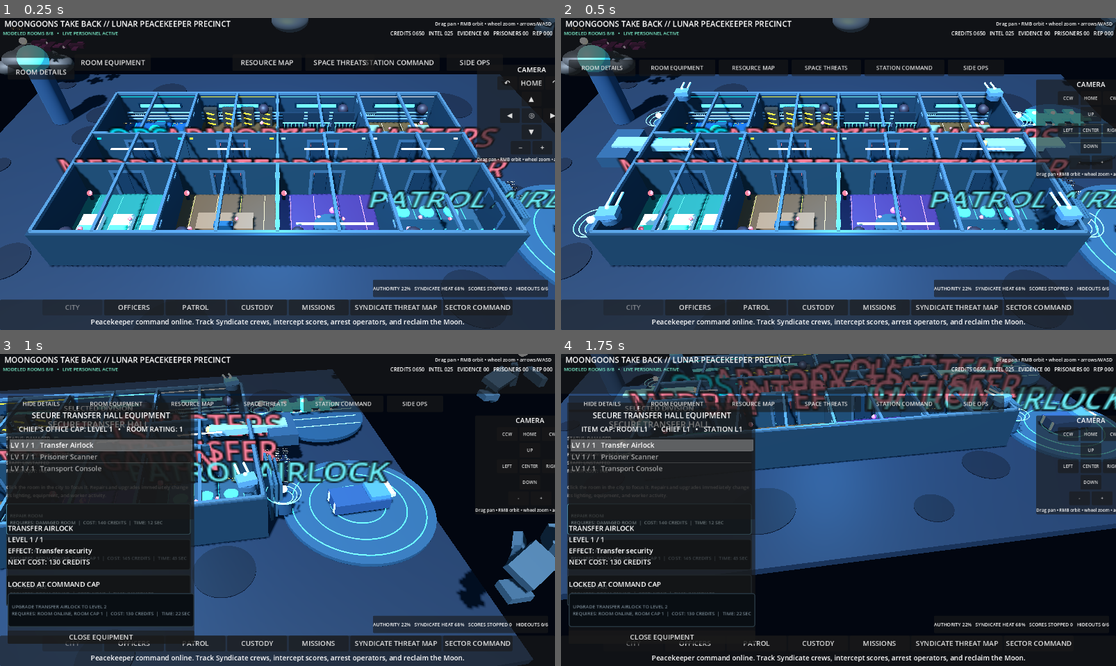
Above: before the commit, frames 1-4 (two rows, left to right).
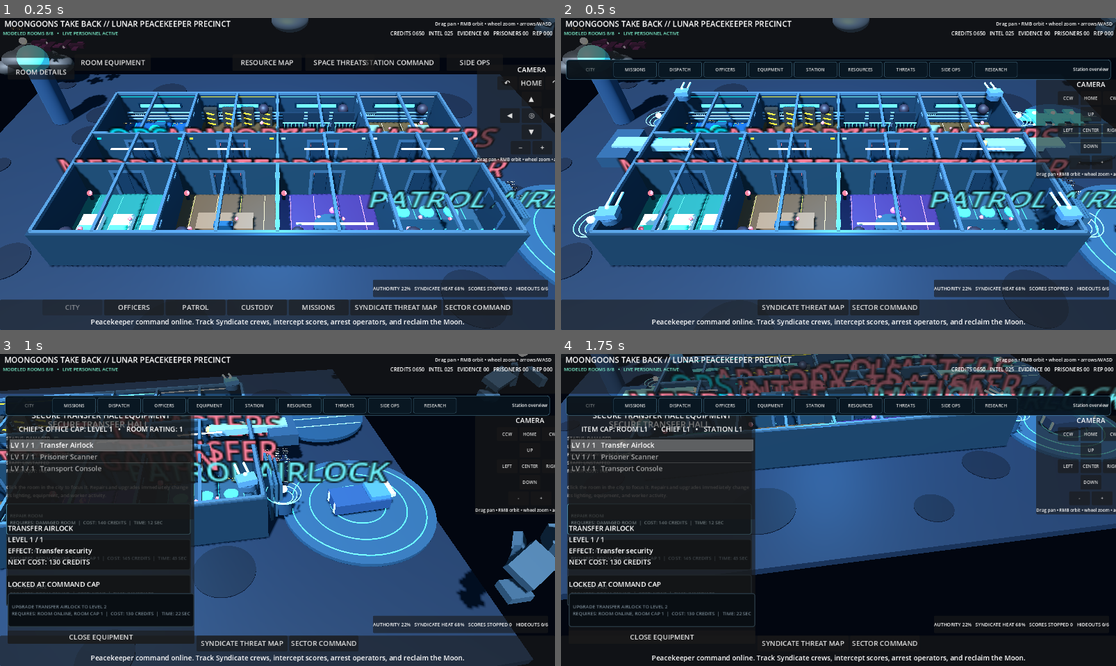
Above: after the commit, the same moments.

Repository: POTD725/MoonGoons-Take-Back
Game: Godot game, scene res://scenes/LivingPrecinct.tscn
Two runs of this game, one before a commit and one after it. Both use one fixed random seed, a clock stepped at 60 frames per second and the inputs below.
Inputs (mouse positions are in pixels of both pictures, inside the frame that each line leads up to):
- Up to frame 1 (0.25 s): no input
- Up to frame 2 (0.5 s): no input
- Up to frame 3 (1 s): tap Enter at 0.5 s; move the mouse to (399, 494) at 0.52 s; hold D from 0.53 s (still down); tap Q at 0.6 s; click (399, 494) at 0.67 s; tap Space at 0.77 s
- Up to frame 4 (1.75 s): release D at 1.25 s; drag from (727, 525) to (810, 572) at 1.27 s

Frame 1 is identical in both runs. In frame 2, 4.6% of the frame differs, in the area x 0-100%, y 13-96%; in frame 3, 4.3%; in frame 4, 5.4%, in the area x 1-100%, y 13-94%.

Commit message:
Attach compact command ribbon

Diff:
--- a/scenes/LivingPrecinct.tscn
+++ b/scenes/LivingPrecinct.tscn
@@ -16,6 +16,7 @@
 [ext_resource type="Script" path="res://scripts/living_precinct_web_backdrop.gd" id="14_web_backdrop"]
 [ext_resource type="Script" path="res://scripts/living_precinct_web_layout_fix.gd" id="15_web_layout"]
 [ext_resource type="Script" path="res://scripts/precinct_compact_action_cards.gd" id="16_action_cards"]
+[ext_resource type="Script" path="res://scripts/precinct_compact_command_ribbon.gd" id="17_command_ribbon"]
 
 [node name="LivingMoonGoonsPrecinct" type="Node3D"]
 script = ExtResource("1_living")
@@ -75,3 +76,6 @@
 
 [node name="CompactActionCards" type="Node" parent="."]
 script = ExtResource("16_action_cards")
+
+[node name="CompactCommandRibbon" type="Node" parent="."]
+script = ExtResource("17_command_ribbon")
Not shown: 1 places in scenes/LivingPrecinct.tscn that only renumber resources
